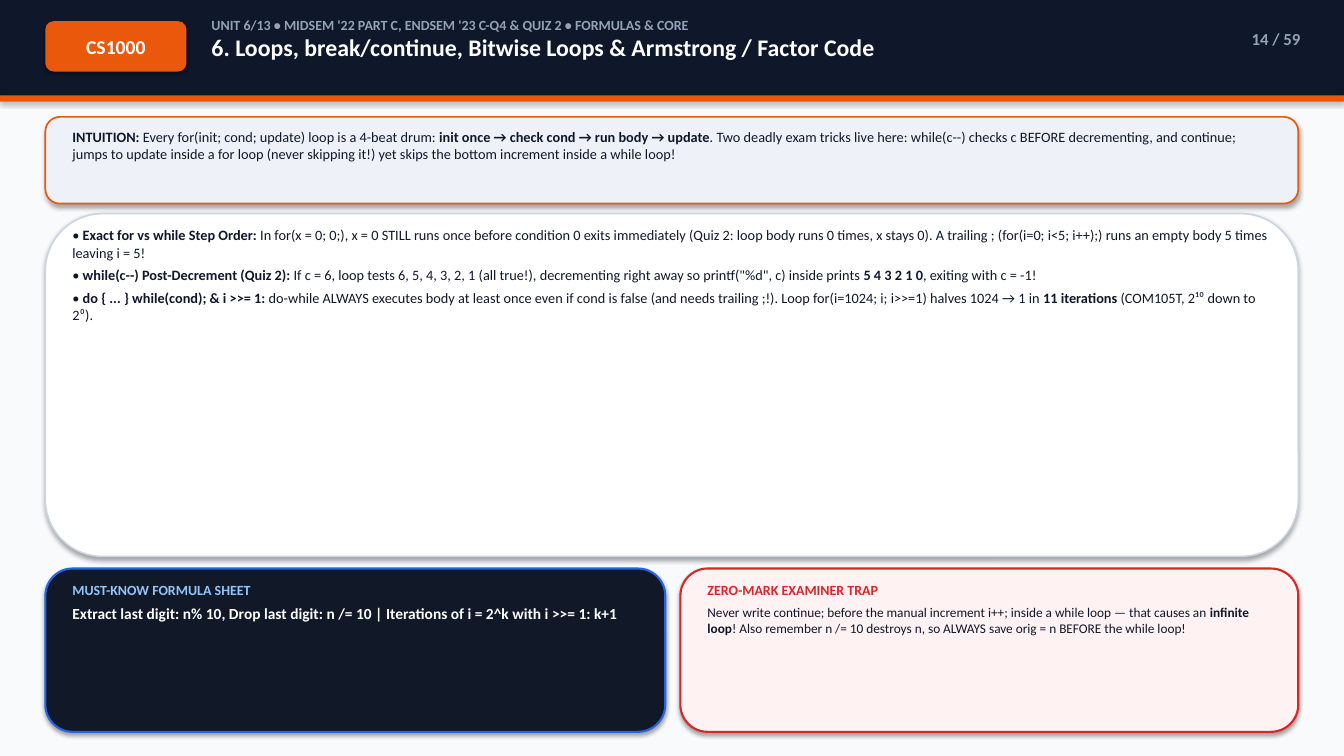
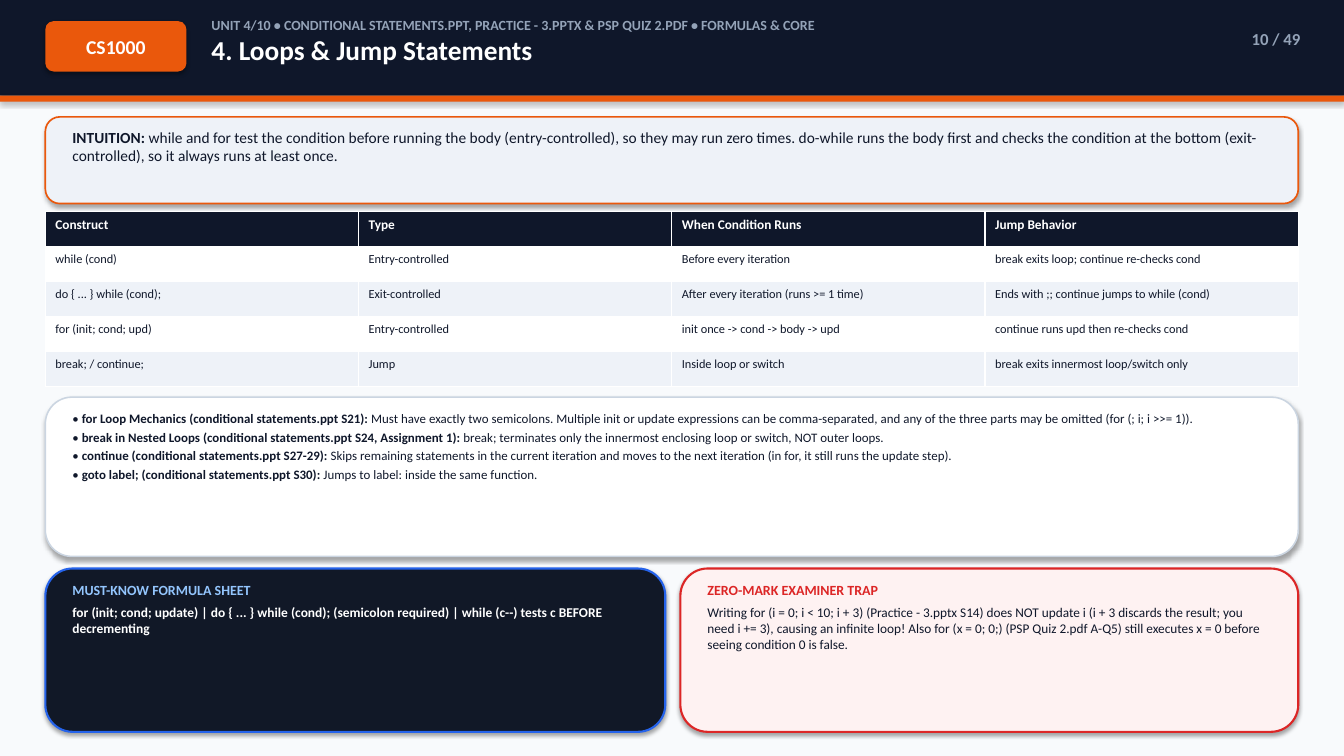
Before and after one commit to Sachitt-AV-08/iiitdm-sem1-study-hub, a slide deck: slide 10 of decks/CS1000_C_Programming_Exam_Deck.pptx (slide 14 before the commit). Drawn at 1344x756 pixels with LibreOffice and Linux fonts; fonts in the diff are those of the drawing. Boxes give left, top, right and bottom in pixels: in the first picture for what was removed or moved away, otherwise in the second. Text is boxed around its words. In the diff, an @@ line names an element or a change of style, - is before the commit and + after.

```diff
--- a/decks/CS1000_C_Programming_Exam_Deck.pptx
+++ b/decks/CS1000_C_Programming_Exam_Deck.pptx
@@ text at box(211, 20, 814, 65): text changed @@
-UNIT 6/13 • MIDSEM '22 PART C, ENDSEM '23 C-Q4 & QUIZ 2 • FORMULAS & CORE
-6. Loops, break/continue, Bitwise Loops & Armstrong / Factor Code
+UNIT 4/10 • CONDITIONAL STATEMENTS.PPT, PRACTICE - 3.PPTX & PSP QUIZ 2.PDF • FORMULAS & CORE
+4. Loops & Jump Statements
@@ text at box(1252, 34, 1300, 45): text changed @@
-14 / 59
+10 / 49
@@ text at box(72, 132, 1257, 164): text changed; size 10.2 to 11 pt @@
-INTUITION: Every for(init; cond; update) loop is a 4-beat drum: init once → check cond → run body → update. Two deadly exam tricks live here: while(c--) checks c BEFORE decrementing, and continue; jumps to update inside a for loop (never skipping it!) yet skips the bottom increment inside a while loop!
+INTUITION: while and for test the condition before running the body (entry-controlled), so they may run zero times. do-while runs the body first and checks the condition at the bottom (exit-controlled), so it always runs at least once.
@@ table added at box(45, 212, 1300, 387), 5 rows, 4 columns @@
+Construct | Type | When Condition Runs | Jump Behavior
+while (cond) | Entry-controlled | Before every iteration | break exits loop; continue re-checks cond
+do { ... } while (cond); | Exit-controlled | After every iteration (runs >= 1 time) | Ends with ;; continue jumps to while (cond)
+for (init; cond; upd) | Entry-controlled | init once -> cond -> body -> upd | continue runs upd then re-checks cond
+break; / continue; | Jump | Inside loop or switch | break exits innermost loop/switch only
@@ text removed at box(72, 229, 1267, 322) @@
-• Exact for vs while Step Order: In for(x = 0; 0;), x = 0 STILL runs once before condition 0 exits immediately (Quiz 2: loop body runs 0 times, x stays 0). A trailing ; (for(i=0; i<5; i++);) runs an empty body 5 times leaving i = 5!
-• while(c--) Post-Decrement (Quiz 2): If c = 6, loop tests 6, 5, 4, 3, 2, 1 (all true!), decrementing right away so printf("%d", c) inside prints 5 4 3 2 1 0, exiting with c = -1!
-• do { ... } while(cond); & i >>= 1: do-while ALWAYS executes body at least once even if cond is false (and needs trailing ;!). Loop for(i=1024; i; i>>=1) halves 1024 → 1 in 11 iterations (COM105T, 2¹⁰ down to 2⁰).
@@ rounded rectangle: place and size @@
-rounded rectangle at box(45, 214, 1299, 557)
+rounded rectangle at box(45, 397, 1299, 557)
@@ text added at box(82, 413, 1193, 481), 9.2 pt, text #0F172A @@
+• for Loop Mechanics (conditional statements.ppt S21): Must have exactly two semicolons. Multiple init or update expressions can be comma-separated, and any of the three parts may be omitted (for (; i; i >>= 1)).
+• break in Nested Loops (conditional statements.ppt S24, Assignment 1): break; terminates only the innermost enclosing loop or switch, NOT outer loops.
+• continue (conditional statements.ppt S27-29): Skips remaining statements in the current iteration and moves to the next iteration (in for, it still runs the update step).
+• goto label; (conditional statements.ppt S30): Jumps to label: inside the same function.
@@ text at box(72, 607, 602, 636): text changed; size 11 to 9.6 pt @@
-Extract last digit: n% 10, Drop last digit: n /= 10 | Iterations of i = 2^k with i >>= 1: k+1
+for (init; cond; update) | do { ... } while (cond); (semicolon required) | while (c--) tests c BEFORE decrementing
@@ text at box(707, 607, 1259, 652): text changed @@
-Never write continue; before the manual increment i++; inside a while loop — that causes an infinite loop! Also remember n /= 10 destroys n, so ALWAYS save orig = n BEFORE the while loop!
+Writing for (i = 0; i < 10; i + 3) (Practice - 3.pptx S14) does NOT update i (i + 3 discards the result; you need i += 3), causing an infinite loop! Also for (x = 0; 0;) (PSP Quiz 2.pdf A-Q5) still executes x = 0 before seeing condition 0 is false.
```
Also in this commit, not shown: 36 other slides changed, 12 slides added, 22 slides removed, 34 other files.
